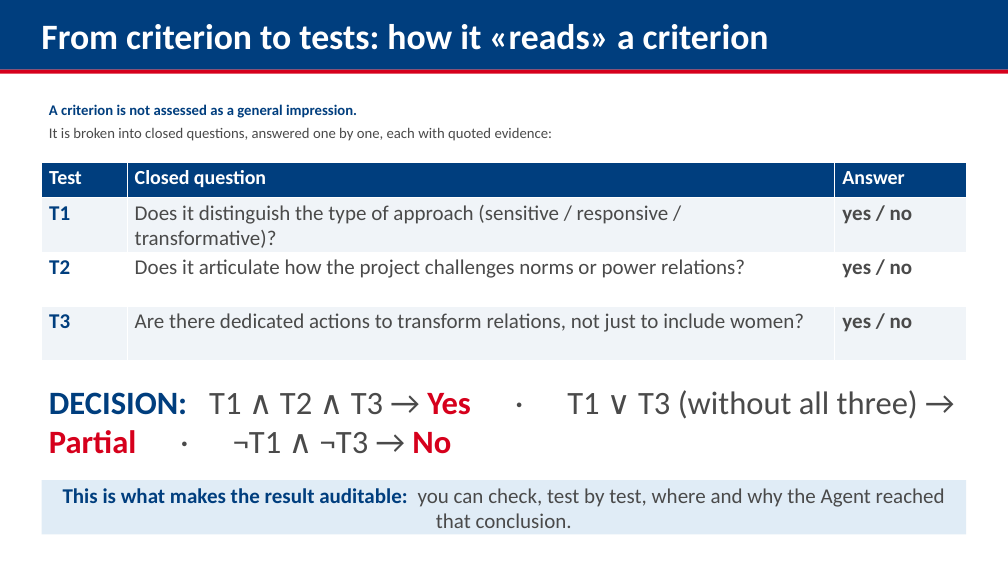
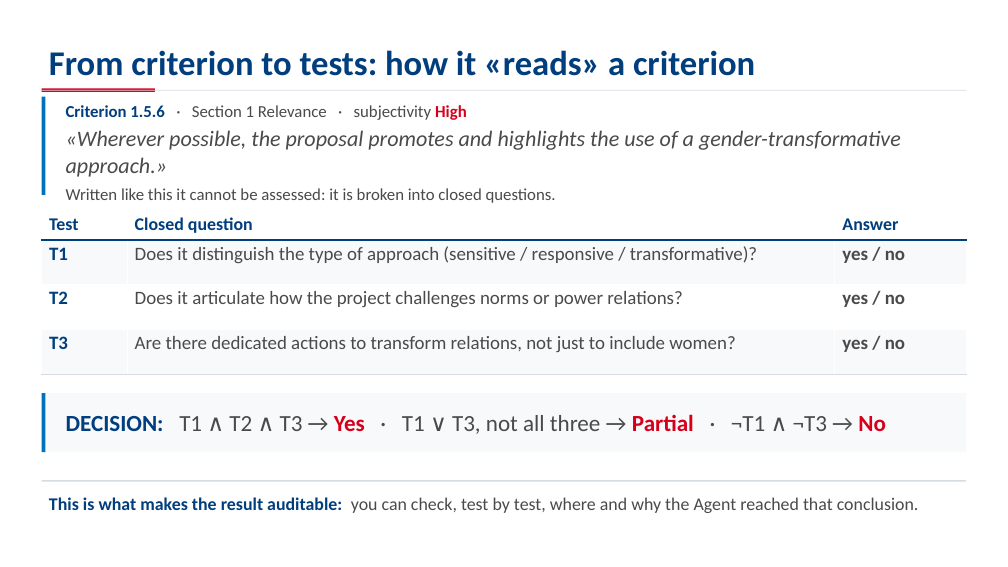
Before and after one commit to aevpsnow6-oss/deploy, a slide deck: slide 11 of presentation/capacitacion_appraisal/ILO_Appraisal_GPT_Training_Ahmed_EN.pptx (slide 8 before the commit). Drawn at 1008x567 pixels with LibreOffice and Linux fonts; fonts in the diff are those of the drawing. Boxes give left, top, right and bottom in pixels: in the first picture for what was removed or moved away, otherwise in the second. Text is boxed around its words. In the diff, an @@ line names an element or a change of style, - is before the commit and + after.

```diff
--- a/presentation/capacitacion_appraisal/ILO_Appraisal_GPT_Training_Ahmed_EN.pptx
+++ b/presentation/capacitacion_appraisal/ILO_Appraisal_GPT_Training_Ahmed_EN.pptx
@@ rectangle removed at <box>0,0,1008,70</box> @@
@@ text "From criterion to tests: how ...": place and size @@
-text "From criterion to tests: how ..." at <box>41,24,769,50</box>
+text "From criterion to tests: how ..." at <box>49,50,755,76</box>
@@ text "From criterion to tests: how ..." at <box>49,50,755,76</box>: size 34 to 33 pt, text colour #FFFFFF to #003E7E @@
@@ rectangle added at <box>42,88,155,91</box>, fill #D6001C @@
@@ rectangle: place and size @@
-rectangle at <box>0,70,1008,74</box>
+rectangle at <box>42,90,966,91</box>
@@ rectangle at <box>42,90,966,91</box>: fill #D6001C to #D6DCE3 @@
@@ rectangle added at <box>42,97,45,195</box>, fill #0072BC @@
@@ text at <box>66,105,901,203</box>: text changed; size 14 to 16 pt @@
-A criterion is not assessed as a general impression.
-It is broken into closed questions, answered one by one, each with quoted evidence:
+Criterion 1.5.6 · Section 1 Relevance · subjectivity High
+«Wherever possible, the proposal promotes and highlights the use of a gender-transformative approach.»
+Written like this it cannot be assessed: it is broken into closed questions.
@@ table at <box>42,210,966,374</box> @@
@@ fill #003E7E to #FFFFFF in row 1 @@
@@ fill #F0F4F8 to #F7F9FB in 6 cells @@
@@ size 19 to 17 pt, text colour #FFFFFF to #003E7E in "Test", "Closed question", "Answer" @@
@@ size 20 to 18 pt @@
@@ borders changed @@
@@ table: place and size @@
-table at <box>42,163,966,458</box>
+table at <box>42,210,966,374</box>
@@ rectangle added at <box>42,393,966,452</box>, fill #F7F9FB @@
@@ rectangle added at <box>42,393,45,452</box>, fill #0072BC @@
@@ text "DECISION: T1 ∧ T2 ∧ ..." at <box>66,414,886,434</box>: vertical alignment top to middle @@
@@ text at <box>66,414,886,434</box>: text changed; size 31 to 22 pt @@
-DECISION: T1 ∧ T2 ∧ T3 → Yes · T1 ∨ T3 (without all three) → Partial · ¬T1 ∧ ¬T3 → No
+DECISION: T1 ∧ T2 ∧ T3 → Yes · T1 ∨ T3, not all three → Partial · ¬T1 ∧ ¬T3 → No
@@ text "This is what makes the ...": place and size @@
-text "This is what makes the ..." at <box>42,480,966,535</box>
+text "This is what makes the ..." at <box>49,497,919,513</box>
@@ text "This is what makes the ..." at <box>49,497,919,513</box>: size 20 to 17 pt; alignment centre to left; vertical alignment middle to top; fill #E0ECF6 to none @@
@@ rectangle added at <box>42,480,966,482</box>, fill #D6DCE3 @@
```
Also in this commit, not shown: 26 other slides changed, 6 slides added, 5 other files.
